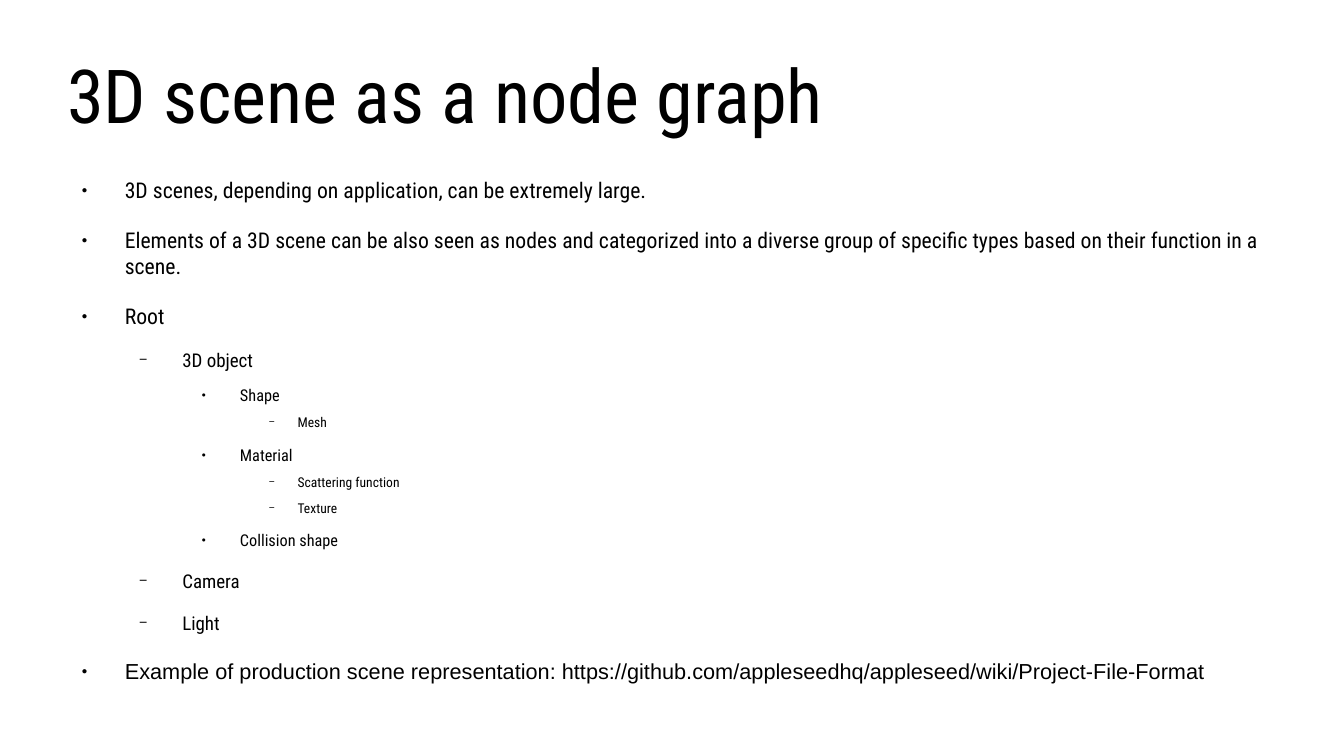
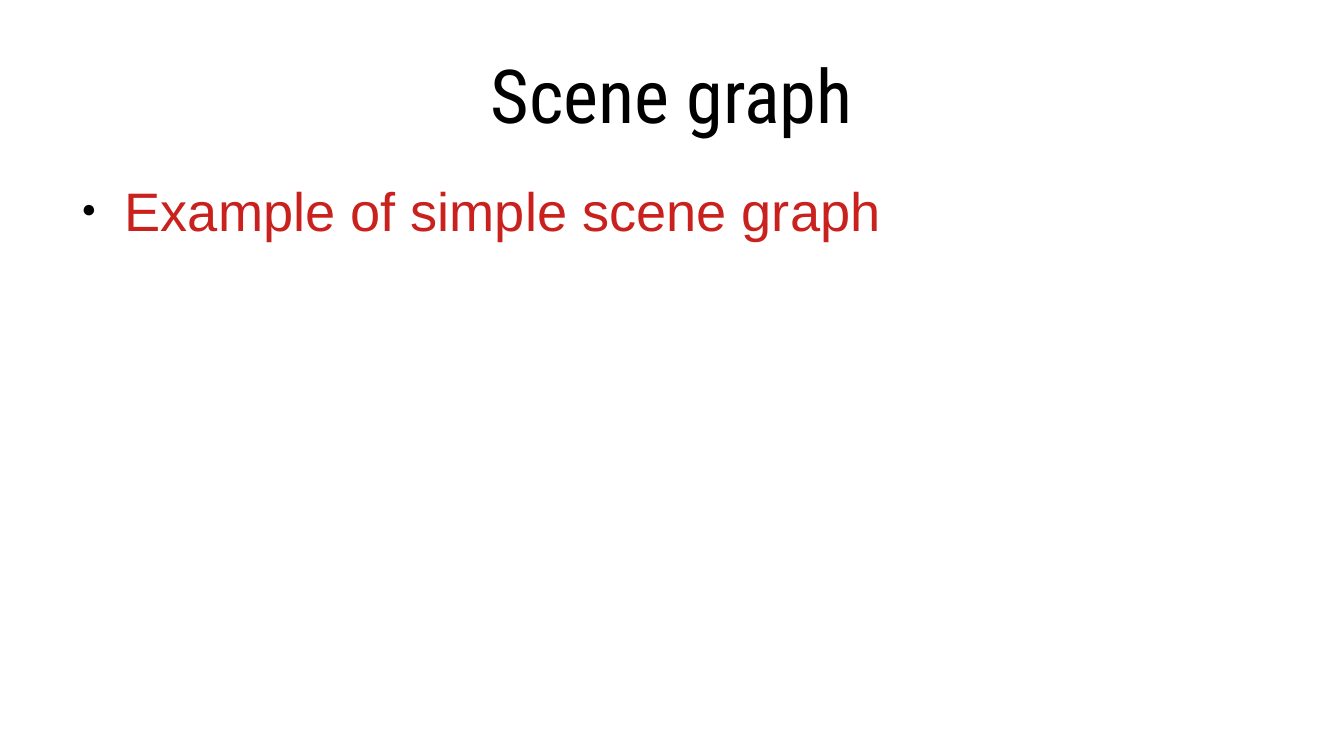
Before and after one commit to lorentzo/IntroductionToComputerGraphics, a slide deck: slide 9 of lectures/3_foundations_3d_scene/3_1_introduction_3d_scene.odp (slide 5 before the commit). Drawn at 1344x756 pixels with LibreOffice and Linux fonts; fonts in the diff are those of the drawing. Boxes give left, top, right and bottom in pixels: in the first picture for what was removed or moved away, otherwise in the second. Text is boxed around its words. In the diff, an @@ line names an element or a change of style, - is before the commit and + after.

Commit message:
brdf, 3d scene

```diff
--- a/lectures/3_foundations_3d_scene/3_1_introduction_3d_scene.odp
+++ b/lectures/3_foundations_3d_scene/3_1_introduction_3d_scene.odp
@@ title at (x1=491, y1=67, x2=852, y2=139): text changed @@
-3D scene as a node graph
+Scene graph
@@ text at (x1=125, y1=191, x2=881, y2=240): text changed; size 12.8 to 32 pt; font Roboto Condensed to Arial; text colour #000000 to #C9211E @@
-● 3D scenes, depending on application, can be extremely large.
-● Elements of a 3D scene can be also seen as nodes and categorized into a diverse group of specific types based on their function in a scene.
-● Root
-  − 3D object
-    ● Shape
-      − Mesh
-    ● Material
-      − Scattering function
-      − Texture
-    ● Collision shape
-  − Camera
-  − Light
-● Example of production scene representation: https://github.com/appleseedhq/appleseed/wiki/Project-File-Format
+● Example of simple scene graph
```
Also in this commit, not shown: 3 other slides changed, 12 slides added, 14 other files.
